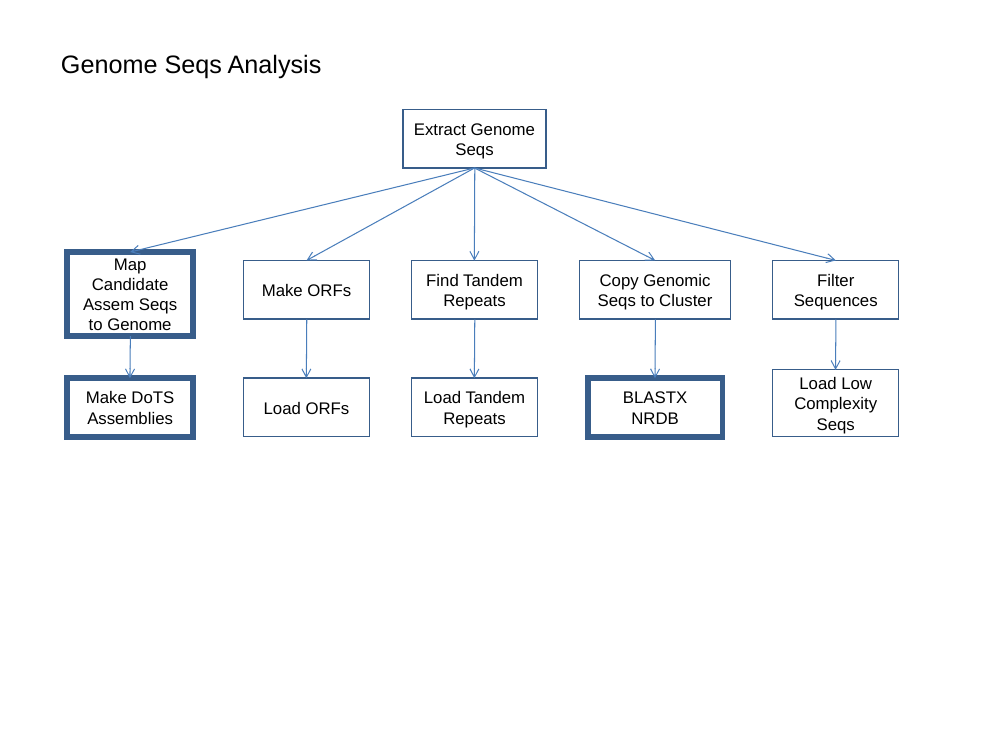
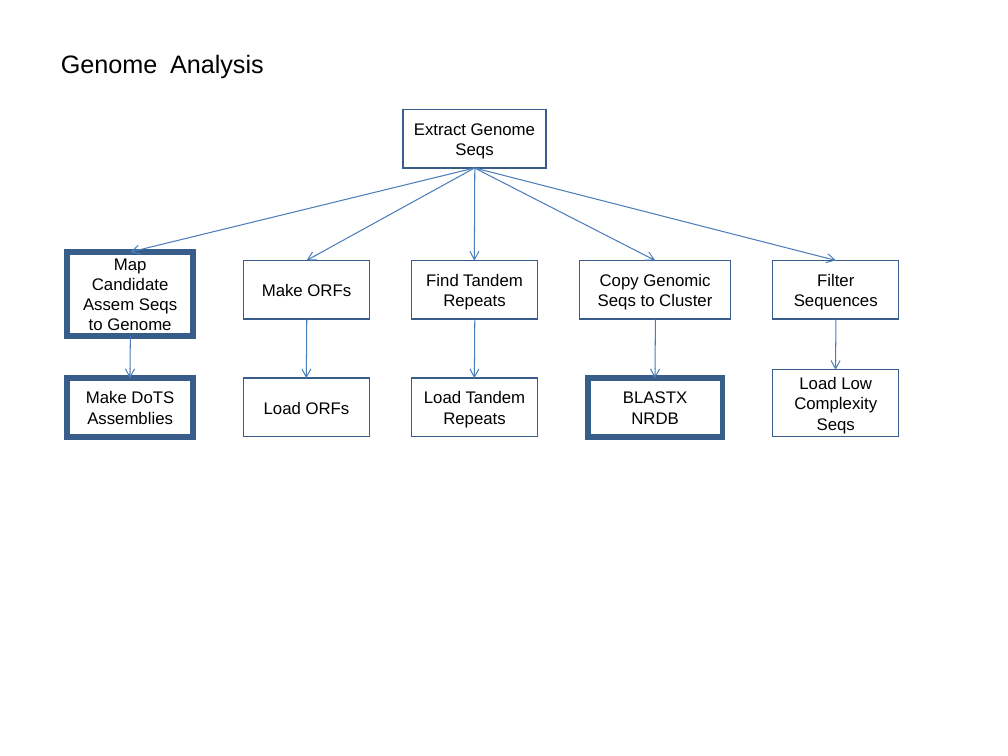
Before and after one commit to VEuPathDB/ApiCommonData, a slide deck: slide 5 of Load/doc/workflow/AnalysisWorkflow.ppt (slide 4 before the commit). Drawn at 1008x756 pixels with LibreOffice and Linux fonts; fonts in the diff are those of the drawing. Boxes give left, top, right and bottom in pixels: in the first picture for what was removed or moved away, otherwise in the second. Text is boxed around its words. In the diff, an @@ line names an element or a change of style, - is before the commit and + after.

```diff
--- a/Load/doc/workflow/AnalysisWorkflow.ppt
+++ b/Load/doc/workflow/AnalysisWorkflow.ppt
@@ text at [61,54,264,79]: text changed @@
-Genome Seqs Analysis
+Genome Analysis
```
Also in this commit, not shown: 2 other slides changed, 1 slide added, 3 other files.
